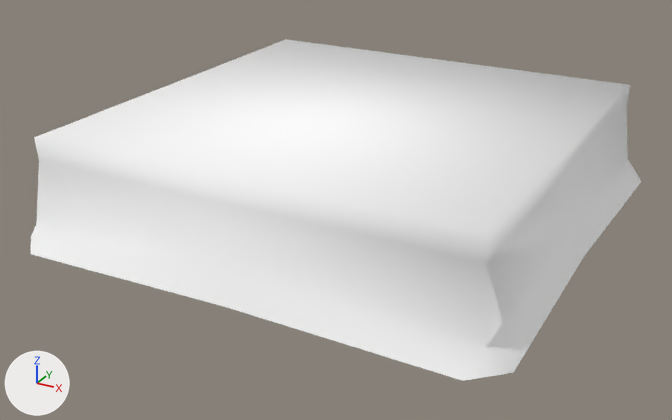
A saved change to the glTF model public/3d/item/model__item__shop.ofs_3032_0/3032imrl01_03.gltf.
One viewpoint serves both versions: a camera (50 mm lens) standing at (1.65, -3.19, 1.57) and looking at (-0.04, -0.12, 0.03). Lighting does not change. The marker at lower left points along +X, +Y and +Z. The picture after the commit comes second.

Names of what the first picture shows: '3032imrl01_03'.
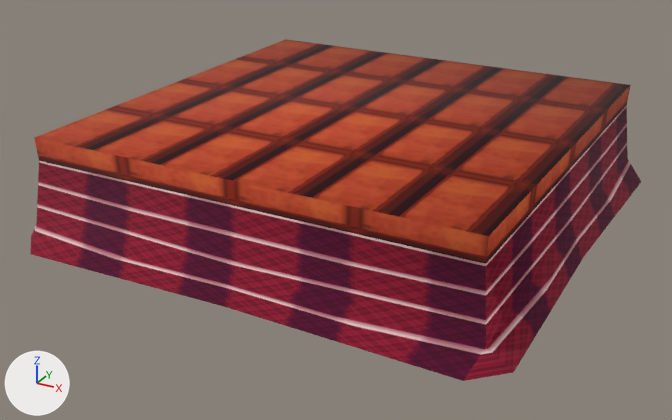
The change in detail:
Picture 'imrl01_03_1' (img_imrl01_03_1) is new.
Picture 'imrl01_03_0' (img_imrl01_03_0) is new.
In material 'imrl01_03_0' (mat_imrl01_03_0), base_color is no longer (1.0, 1.0, 1.0), white #ffffff.
In material 'imrl01_03_0' (mat_imrl01_03_0), texture is now set to img_imrl01_03_0.
In material 'imrl01_03_1' (mat_imrl01_03_1), base_color is no longer (1.0, 1.0, 1.0), white #ffffff.
In material 'imrl01_03_1' (mat_imrl01_03_1), texture is now set to img_imrl01_03_1.

What differs and where, as boxes (x1, y1, x2, y2) in the pictures (672 x 420 px):
'3032imrl01_03', surface changed (white to red): (30, 39, 641, 381) in both
